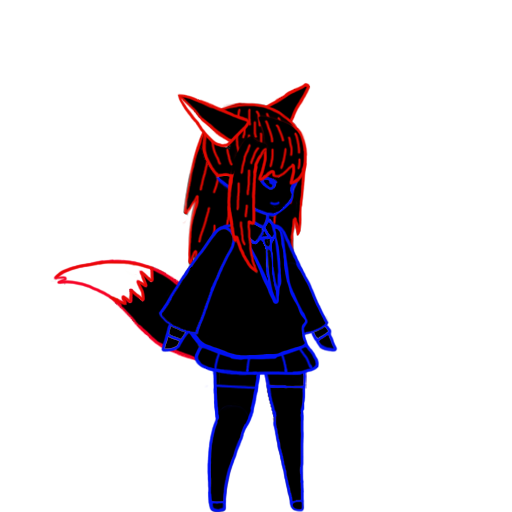
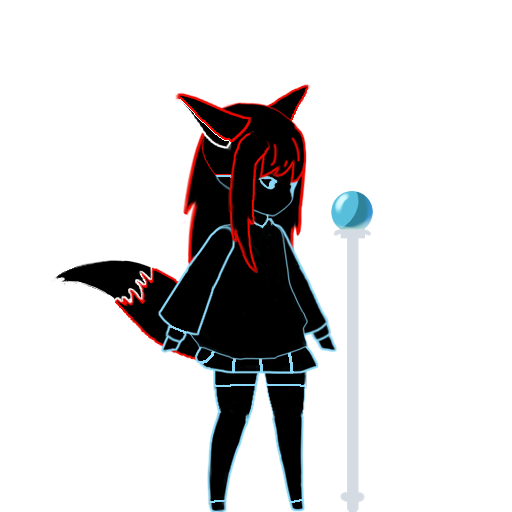
Revision of a layered 512px x 512px image; what changed, layer by layer:
painted on "left ear" over 175, 92, 252, 151
painted on "13 hair side" over 226, 131, 271, 274
painted on "16 arm front down" over 158, 261, 218, 354
added layer "15 Staff 복사" above "14 arm front up" over 331, 191, 373, 512
painted on "14 arm front up" over 183, 224, 237, 299
painted on "12 hair front" over 253, 112, 308, 192
painted on "11 head" over 200, 102, 305, 217
painted on "right ear" over 242, 82, 311, 144
painted on "10 Cape 복사" over 166, 221, 309, 362
painted on "09 Shirt" over 216, 191, 288, 317
painted on "08 Skirt" over 193, 284, 320, 389
painted on "07 leg front down" over 207, 401, 249, 512
painted on "06 leg front up" over 204, 312, 267, 436
painted on "tail" over 53, 258, 247, 366
painted on "05 leg back down" over 271, 394, 305, 512
painted on "04 leg back up" over 257, 324, 307, 433
painted on "03 arm back down" over 269, 260, 338, 353
painted on "02 arm back up" over 260, 222, 306, 295
painted on "01 hair back" over 183, 116, 307, 318
